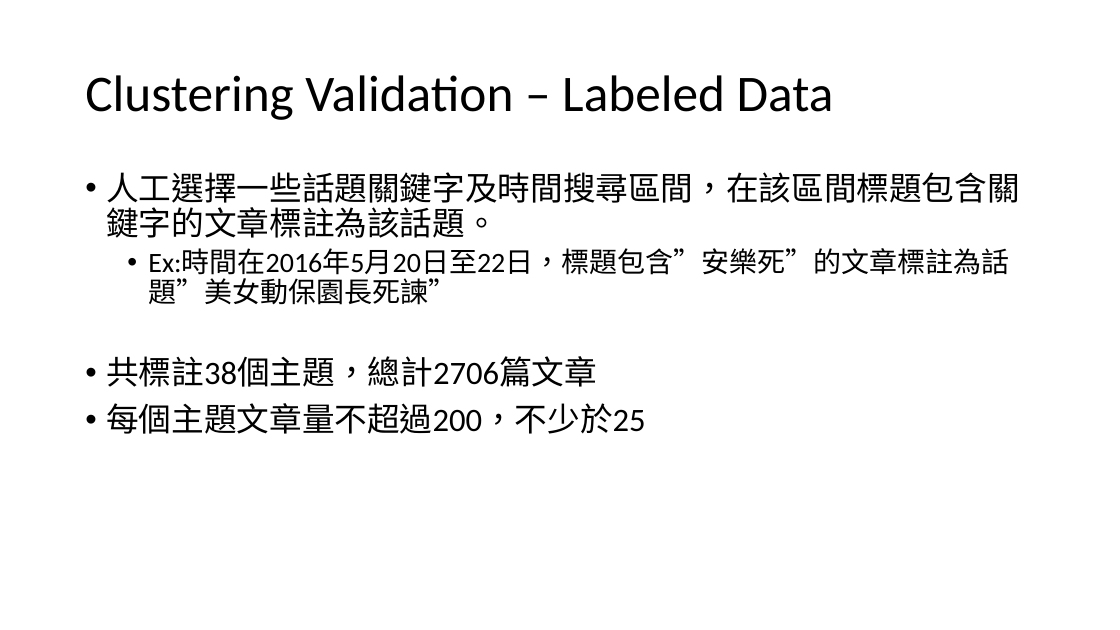
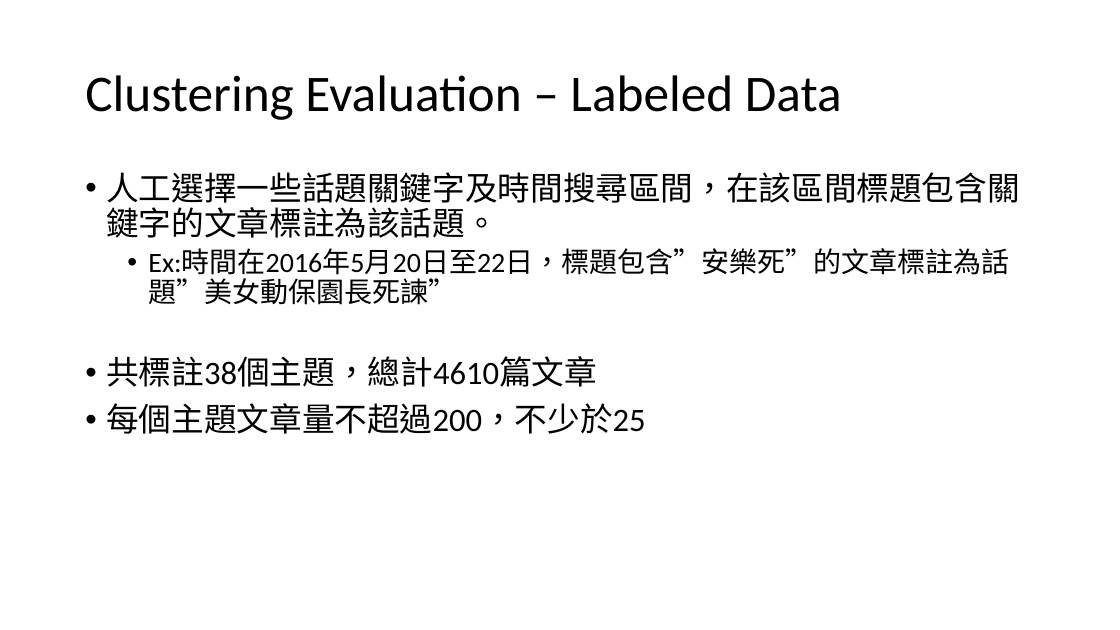
Before and after one commit to ZhongTing/HotTopicDetection, a slide deck: slide 24 of Hot-Topic-Detection.pptx (slide 19 before the commit). Drawn at 1120x630 pixels with LibreOffice and Linux fonts; fonts in the diff are those of the drawing. Boxes give left, top, right and bottom in pixels: in the first picture for what was removed or moved away, otherwise in the second. Text is boxed around its words. In the diff, an @@ line names an element or a change of style, - is before the commit and + after.

```diff
--- a/Hot-Topic-Detection.pptx
+++ b/Hot-Topic-Detection.pptx
@@ title at box(85, 75, 842, 120): text changed @@
-Clustering Validation – Labeled Data
+Clustering Evaluation – Labeled Data
@@ text at box(106, 356, 597, 387): text changed @@
-• 共標註38個主題，總計2706篇文章
+• 共標註38個主題，總計4610篇文章
```
Also in this commit, not shown: 10 other slides changed, 24 slides added, 3 slides removed, 12 other files.
